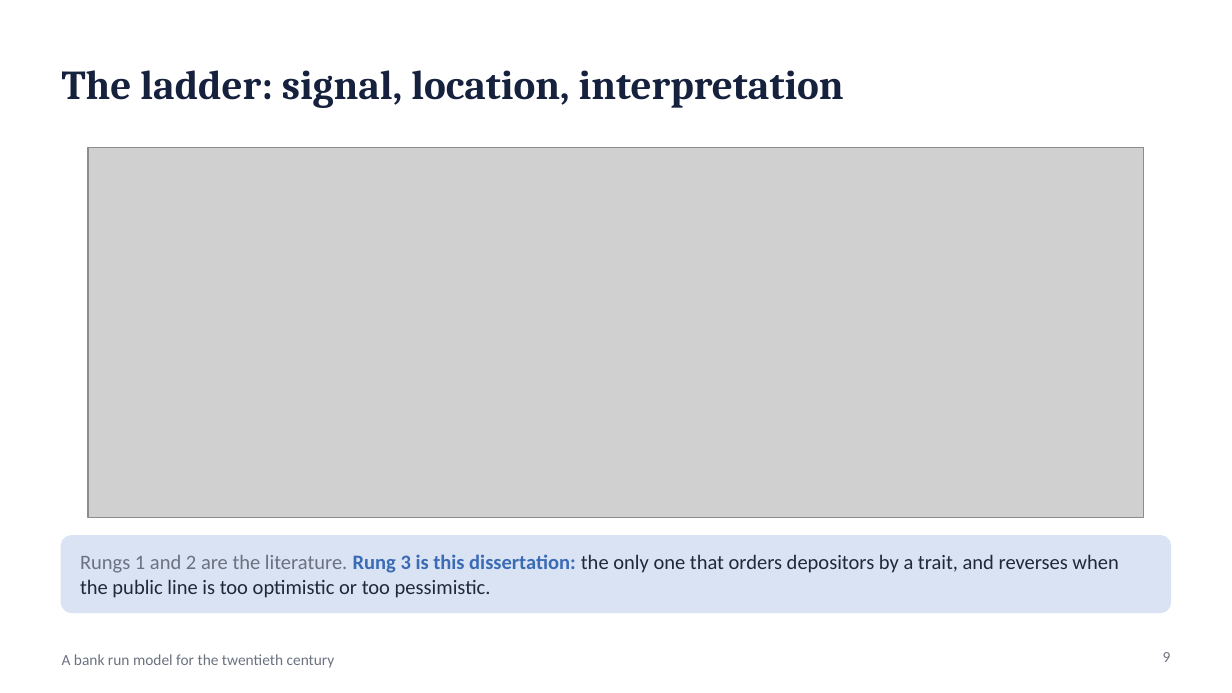
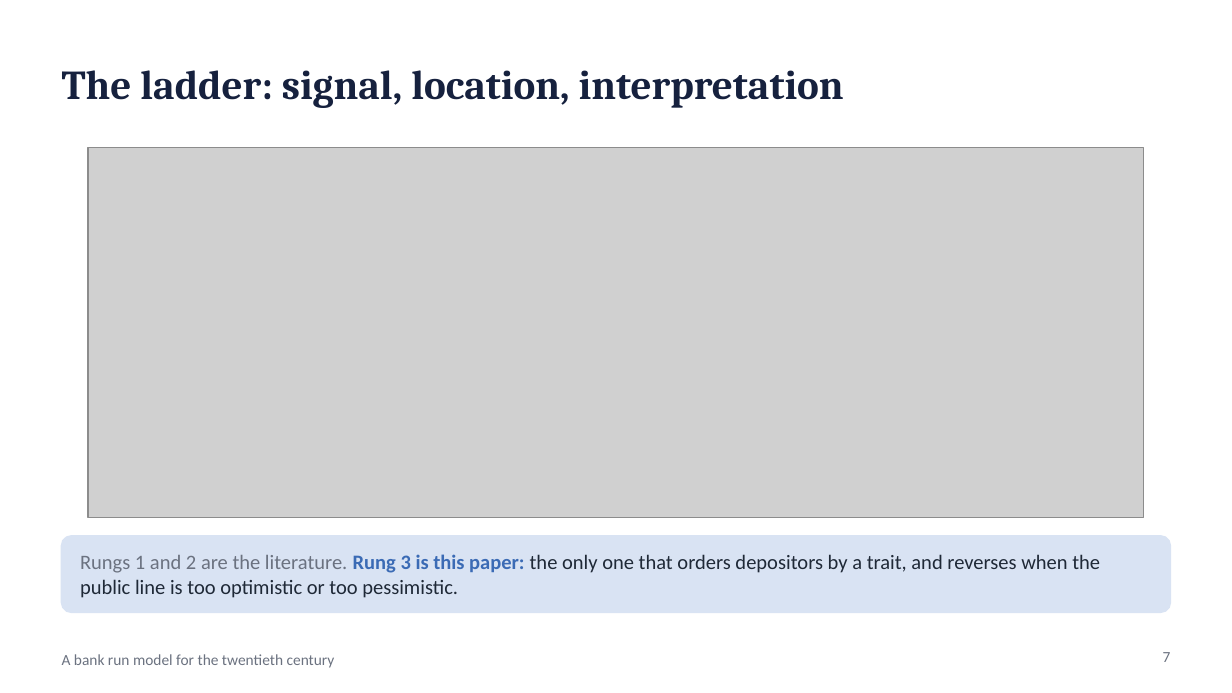
Before and after one commit to wlstover/BankRuns5, a slide deck: slide 7 of docs/deck_2026-10-26_seminar.pptx (slide 9 before the commit). Drawn at 1232x693 pixels with LibreOffice and Linux fonts; fonts in the diff are those of the drawing; grey boxes stand for pictures. Boxes give left, top, right and bottom in pixels: in the first picture for what was removed or moved away, otherwise in the second. Text is boxed around its words. In the diff, an @@ line names an element or a change of style, - is before the commit and + after.

```diff
--- a/docs/deck_2026-10-26_seminar.pptx
+++ b/docs/deck_2026-10-26_seminar.pptx
@@ text at [80, 554, 1100, 598]: text changed @@
-Rungs 1 and 2 are the literature. Rung 3 is this dissertation: the only one that orders depositors by a trait, and reverses when the public line is too optimistic or too pessimistic.
+Rungs 1 and 2 are the literature. Rung 3 is this paper: the only one that orders depositors by a trait, and reverses when the public line is too optimistic or too pessimistic.
@@ page number at [1163, 652, 1171, 662]: text changed @@
-9
+7
```
Also in this commit, not shown: 2 slides removed, 2 other files.
